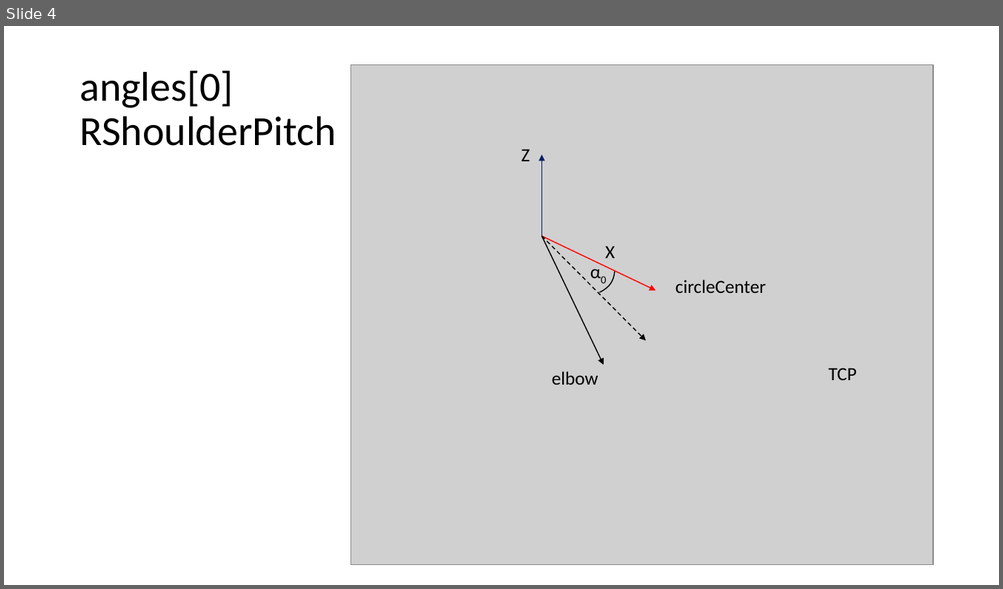
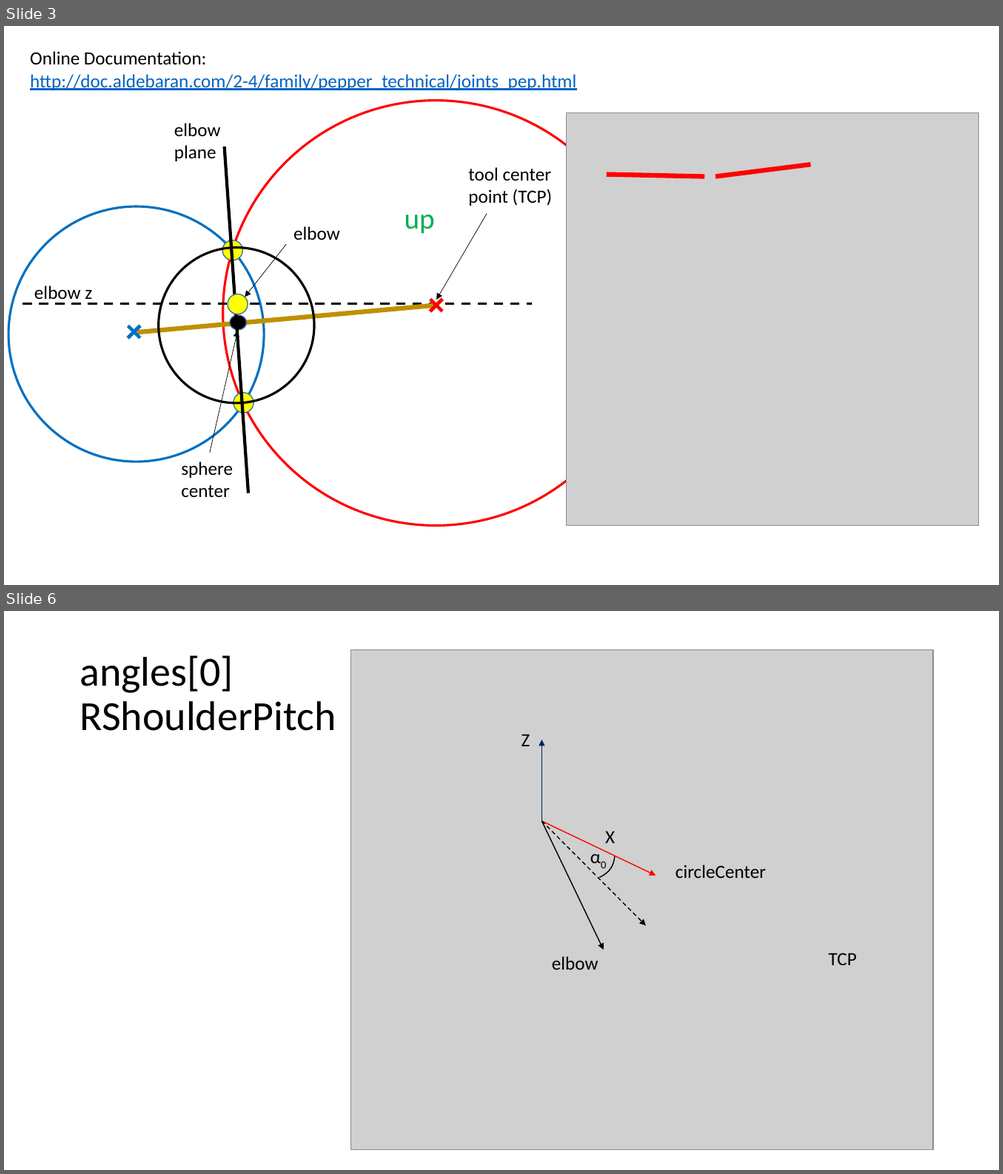
Before and after one commit to zamb79/pepperInverseKinematics, a slide deck: PepperRightArmInverseKinematicsCalculation.pptx. Shown one above the other, each under a label of ours: slide 4 before the commit, slides 3 and 6 after it; the slides between them are not shown. The pictures are 1003x589 and 1003x1174 pixels, drawn with LibreOffice and Linux fonts; fonts in the diff are those of the drawing; grey boxes stand for pictures. Boxes give left, top, right and bottom in pixels: in the first picture for what was removed or moved away, otherwise in the second. Text is boxed around its words. In the diff, an @@ line names an element or a change of style, - is before the commit and + after.

Commit message:
Updated Visualization of elbow calculation in PPTX

```diff
--- a/PepperRightArmInverseKinematicsCalculation.pptx
+++ b/PepperRightArmInverseKinematicsCalculation.pptx
@@ slide 3 added at (4,26,999,585), background #FFFFFF @@
@@ text added at (30,51,576,91), 18 pt, text #0563C1, underline @@
+Online Documentation:
+http://doc.aldebaran.com/2-4/family/pepper_technical/joints_pep.html
@@ ellipse added at (222,101,648,526), outline #FF0000 2.25 pt @@
@@ picture added at (566,113,979,526) @@
@@ text added at (174,123,221,161), 18 pt, text #000000 @@
+elbow
+plane
@@ line added from (224, 147) to (248, 494), #000000 3 pt @@
@@ text added at (468,167,552,206), 18 pt, text #000000 @@
+tool center
+point (TCP)
@@ line added from (606, 175) to (705, 177), #FF0000 4.5 pt @@
@@ line added from (715, 177) to (811, 165), #FF0000 4.5 pt @@
@@ ellipse added at (8,207,264,462), outline #0070C0 2.25 pt @@
@@ text added at (404,215,435,234), 28 pt, text #00B050 @@
+up
@@ arrow added from (486, 214) to (437, 300), #000000 0.5 pt @@
@@ ellipse added at (159,247,314,403), outline #000000 2.25 pt @@
@@ ellipse added at (222,240,243,261), fill #FFFF00, outline #43739E 1 pt @@
@@ arrow added from (286, 244) to (245, 298), #000000 0.5 pt @@
@@ text added at (293,227,340,240), 18 pt, text #000000 @@
+elbow
@@ text added at (34,286,92,304), 18 pt, text #000000 @@
+elbow z
@@ text added at (408,273,469,335), 36 pt, text #FF0000, bold @@
++
@@ line added from (22, 304) to (532, 304), #000000 2.25 pt dashed @@
@@ text added at (106,301,167,361), 36 pt, text #0070C0, bold @@
++
@@ line added from (136, 332) to (437, 306), #BF9000 4.5 pt @@
@@ ellipse added at (227,295,248,315), fill #FFFF00, outline #43739E 1 pt @@
@@ arrow added from (210, 453) to (238, 331), #000000 0.5 pt @@
@@ ellipse added at (230,315,247,330), fill #000000, outline #43739E 1 pt @@
@@ ellipse added at (233,393,253,413), fill #FFFF00, outline #43739E 1 pt @@
@@ text added at (181,462,233,497), 18 pt, text #000000 @@
+sphere
+center
@@ what was slide 4 is now slide 6 @@
```
Also in this commit, not shown: 3 slides changed, 1 other slide added.
